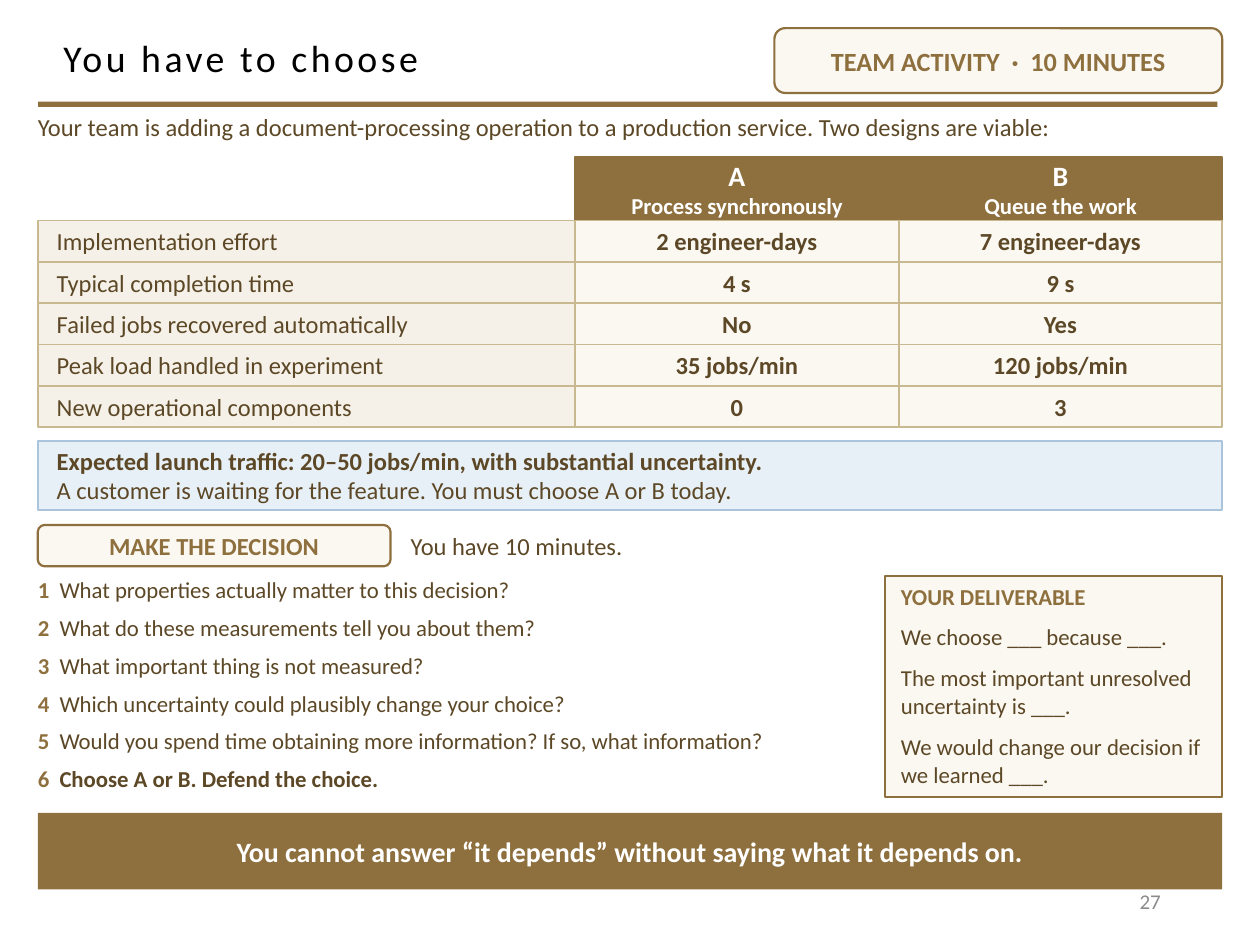
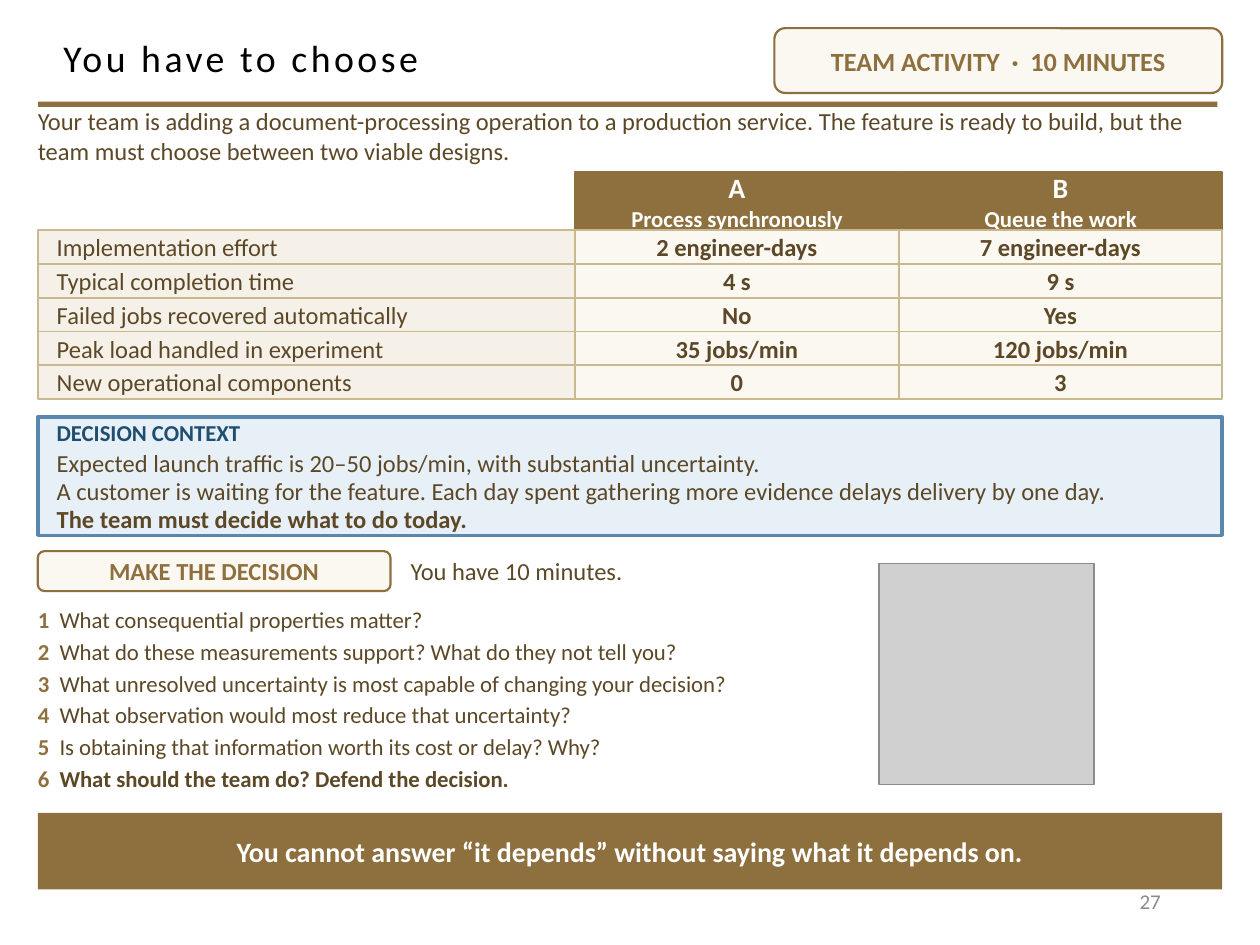
Before and after one commit to davisjam/model-based-agentic-software-engineering, a slide deck: slide 27 of course/lectures/act-1-foundations/09-engineering-decision-making-and-metrics/1-9-Engineering-Decision-Making-and-Metrics.pptx. Drawn at 1260x945 pixels with LibreOffice and Linux fonts; fonts in the diff are those of the drawing; grey boxes stand for pictures; background and template pictures are left out. Boxes give left, top, right and bottom in pixels: in the first picture for what was removed or moved away, otherwise in the second. Text is boxed around its words. In the diff, an @@ line names an element or a change of style, - is before the commit and + after.

```diff
--- a/course/lectures/act-1-foundations/09-engineering-decision-making-and-metrics/1-9-Engineering-Decision-Making-and-Metrics.pptx
+++ b/course/lectures/act-1-foundations/09-engineering-decision-making-and-metrics/1-9-Engineering-Decision-Making-and-Metrics.pptx
@@ text at box(38, 113, 1182, 165): text changed @@
-Your team is adding a document-processing operation to a production service. Two designs are viable:
+Your team is adding a document-processing operation to a production service. The feature is ready to build, but the team must choose between two viable designs.
@@ rectangle "A": place and size @@
-rectangle "A" at box(576, 158, 900, 220)
+rectangle "A" at box(576, 173, 900, 231)
@@ rectangle "B": place and size @@
-rectangle "B" at box(898, 158, 1222, 220)
+rectangle "B" at box(898, 173, 1222, 231)
@@ rectangle "Implementation effort": place and size @@
-rectangle "Implementation effort" at box(38, 220, 576, 262)
+rectangle "Implementation effort" at box(38, 231, 576, 265)
@@ rectangle "2 engineer-days": place and size @@
-rectangle "2 engineer-days" at box(576, 220, 900, 262)
+rectangle "2 engineer-days" at box(576, 231, 900, 265)
@@ rectangle "7 engineer-days": place and size @@
-rectangle "7 engineer-days" at box(898, 220, 1222, 262)
+rectangle "7 engineer-days" at box(898, 231, 1222, 265)
@@ rectangle "Typical completion time": place and size @@
-rectangle "Typical completion time" at box(38, 262, 576, 304)
+rectangle "Typical completion time" at box(38, 263, 576, 297)
@@ rectangle "4 s": place and size @@
-rectangle "4 s" at box(576, 262, 900, 304)
+rectangle "4 s" at box(576, 263, 900, 297)
@@ rectangle "9 s": place and size @@
-rectangle "9 s" at box(898, 262, 1222, 304)
+rectangle "9 s" at box(898, 263, 1222, 297)
@@ rectangle "Failed jobs recovered automatically": place and size @@
-rectangle "Failed jobs recovered automatically" at box(38, 304, 576, 345)
+rectangle "Failed jobs recovered automatically" at box(38, 297, 576, 331)
@@ rectangle "No": place and size @@
-rectangle "No" at box(576, 304, 900, 345)
+rectangle "No" at box(576, 297, 900, 331)
@@ rectangle "Yes": place and size @@
-rectangle "Yes" at box(898, 304, 1222, 345)
+rectangle "Yes" at box(898, 297, 1222, 331)
@@ rectangle "Peak load handled in experiment": place and size @@
-rectangle "Peak load handled in experiment" at box(38, 344, 576, 386)
+rectangle "Peak load handled in experiment" at box(38, 331, 576, 365)
@@ rectangle "35 jobs/min": place and size @@
-rectangle "35 jobs/min" at box(576, 344, 900, 386)
+rectangle "35 jobs/min" at box(576, 331, 900, 365)
@@ rectangle "120 jobs/min": place and size @@
-rectangle "120 jobs/min" at box(898, 344, 1222, 386)
+rectangle "120 jobs/min" at box(898, 331, 1222, 365)
@@ rectangle "New operational components": place and size @@
-rectangle "New operational components" at box(38, 386, 576, 427)
+rectangle "New operational components" at box(38, 365, 576, 399)
@@ rectangle "0": place and size @@
-rectangle "0" at box(576, 386, 900, 427)
+rectangle "0" at box(576, 365, 900, 399)
@@ rectangle "3": place and size @@
-rectangle "3" at box(898, 386, 1222, 427)
+rectangle "3" at box(898, 365, 1222, 399)
@@ rectangle "DECISION CONTEXT": place and size @@
-rectangle "DECISION CONTEXT" at box(38, 441, 1222, 510)
+rectangle "DECISION CONTEXT" at box(38, 417, 1222, 536)
@@ rectangle "DECISION CONTEXT" at box(38, 417, 1222, 536): outline #A9C4DB 1 pt to #5B87AD 2 pt @@
@@ text in rectangle at box(57, 426, 1105, 532): text changed; bold off @@
-Expected launch traffic: 20–50 jobs/min, with substantial uncertainty.
-A customer is waiting for the feature. You must choose A or B today.
+DECISION CONTEXT
+Expected launch traffic is 20–50 jobs/min, with substantial uncertainty.
+A customer is waiting for the feature. Each day spent gathering more evidence delays delivery by one day.
+The team must decide what to do today.
@@ rounded rectangle "MAKE THE DECISION": place and size @@
-rounded rectangle "MAKE THE DECISION" at box(38, 525, 391, 567)
+rounded rectangle "MAKE THE DECISION" at box(38, 551, 391, 591)
@@ text "You have 10 minutes.": place and size @@
-text "You have 10 minutes." at box(411, 538, 622, 555)
+text "You have 10 minutes." at box(411, 563, 622, 580)
@@ picture added at box(879, 563, 1095, 785) @@
@@ rectangle removed at box(886, 576, 1222, 798) @@
-YOUR DELIVERABLE
-We choose ___ because ___.
-The most important unresolved uncertainty is ___.
-We would change our decision if we learned ___.
@@ text at box(38, 612, 726, 787): text changed @@
-1 What properties actually matter to this decision?
-2 What do these measurements tell you about them?
-3 What important thing is not measured?
-4 Which uncertainty could plausibly change your choice?
-5 Would you spend time obtaining more information? If so, what information?
-6 Choose A or B. Defend the choice.
+1 What consequential properties matter?
+2 What do these measurements support? What do they not tell you?
+3 What unresolved uncertainty is most capable of changing your decision?
+4 What observation would most reduce that uncertainty?
+5 Is obtaining that information worth its cost or delay? Why?
+6 What should the team do? Defend the decision.
```
